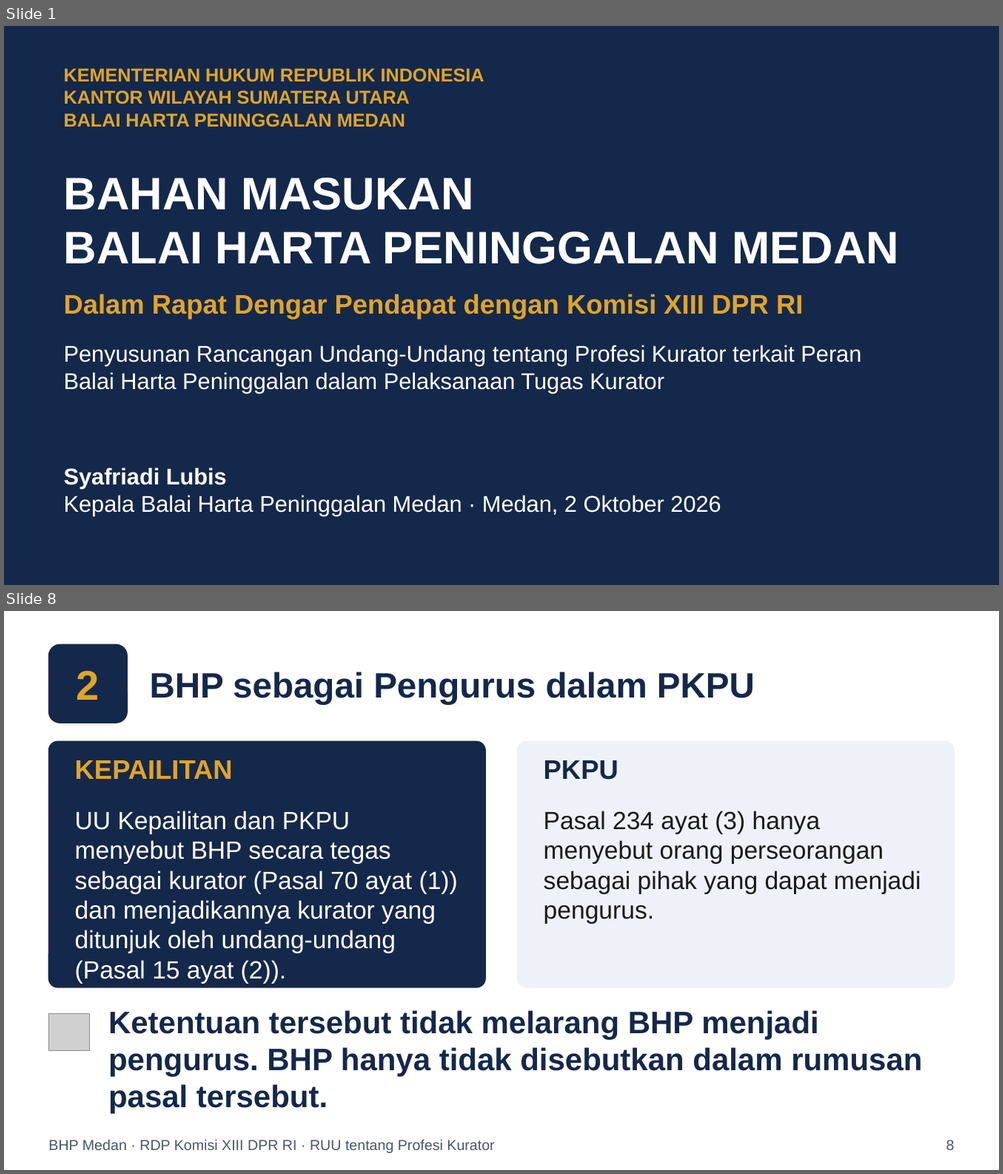
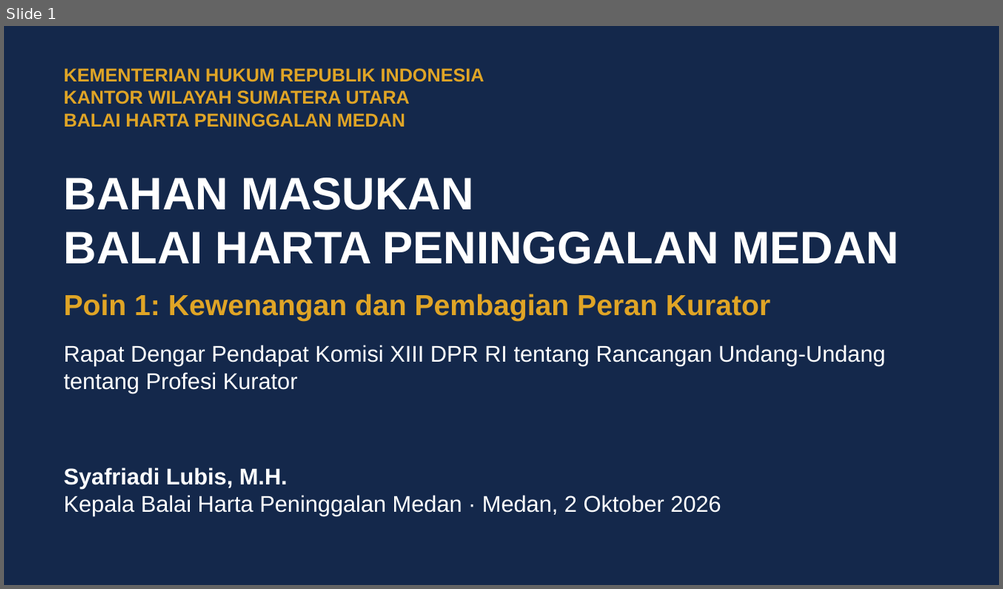
Before and after one commit to artheralawfirm-cloud/SAPAWALI, a slide deck: presentasi/Paparan_BHP_Medan_RUU_Profesi_Kurator.pptx. Shown one above the other, each under a label of ours: slides 1 and 8 before the commit, slide 1 after it; the slides between them are not shown. The pictures are 1003x1174 and 1003x589 pixels, drawn with LibreOffice and Linux fonts; fonts in the diff are those of the drawing; grey boxes stand for pictures. Boxes give left, top, right and bottom in pixels: in the first picture for what was removed or moved away, otherwise in the second. Text is boxed around its words. In the diff, an @@ line names an element or a change of style, - is before the commit and + after.

```diff
--- a/presentasi/Paparan_BHP_Medan_RUU_Profesi_Kurator.pptx
+++ b/presentasi/Paparan_BHP_Medan_RUU_Profesi_Kurator.pptx
@@ slide 8 removed at [4,611,999,1170], background #FFFFFF @@
@@ rounded rectangle removed at [48,644,127,723] @@
@@ text removed at [77,671,99,700] @@
-2
@@ text removed at [150,672,754,704] @@
-BHP sebagai Pengurus dalam PKPU
@@ rounded rectangle removed at [48,741,485,988] @@
@@ rounded rectangle removed at [518,741,954,988] @@
@@ text removed at [75,760,233,779] @@
-KEPAILITAN
@@ text removed at [543,760,618,780] @@
-PKPU
@@ text removed at [75,811,458,984] @@
-UU Kepailitan dan PKPU menyebut BHP secara tegas sebagai kurator (Pasal 70 ayat (1)) dan menjadikannya kurator yang ditunjuk oleh undang-undang (Pasal 15 ayat (2)).
@@ text removed at [543,811,921,924] @@
-Pasal 234 ayat (3) hanya menyebut orang perseorangan sebagai pihak yang dapat menjadi pengurus.
@@ picture removed at [48,1014,90,1051] @@
@@ text removed at [108,1011,922,1114] @@
-Ketentuan tersebut tidak melarang BHP menjadi pengurus. BHP hanya tidak disebutkan dalam rumusan pasal tersebut.
@@ text removed at [48,1140,494,1153] @@
-BHP Medan · RDP Komisi XIII DPR RI · RUU tentang Profesi Kurator
@@ text removed at [946,1140,954,1150] @@
-8
@@ slide 1 changed as well @@
@@ text at [64,294,770,321]: text changed; size 26 to 28 pt @@
-Dalam Rapat Dengar Pendapat dengan Komisi XIII DPR RI
+Poin 1: Kewenangan dan Pembagian Peran Kurator
@@ text at [64,345,885,393]: text changed @@
-Penyusunan Rancangan Undang-Undang tentang Profesi Kurator terkait Peran Balai Harta Peninggalan dalam Pelaksanaan Tugas Kurator
+Rapat Dengar Pendapat Komisi XIII DPR RI tentang Rancangan Undang-Undang tentang Profesi Kurator
@@ text at [64,468,287,489]: text changed @@
-Syafriadi Lubis
+Syafriadi Lubis, M.H.
```
Also in this commit, not shown: 5 other slides changed, 20 slides added, 46 other slides removed, 11 other files.
